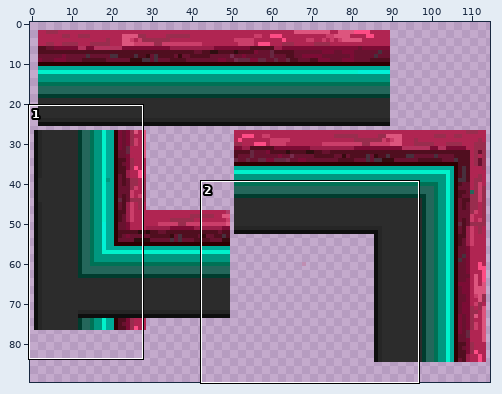
Edited in one commit: sprite sheet (Assets/Art/BackGrounds/Party/suelo jugable.png). The picture above shows the old version from afar; the outline marks the close-up.
Close-up. First the earlier version:
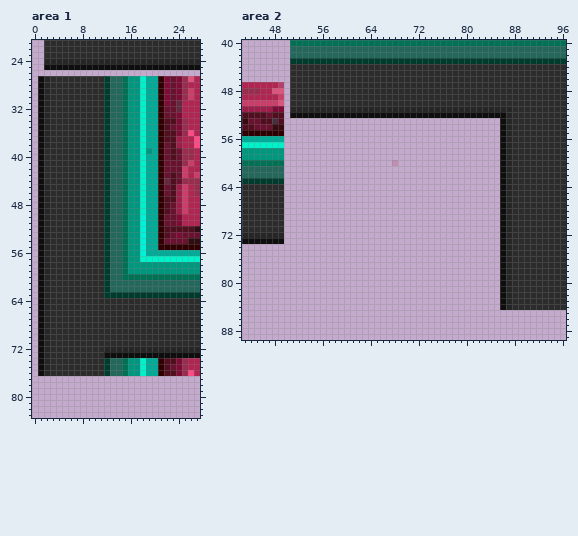
The file is 115x90 pixels. Colours within 5 levels of each other are drawn and written as one. Shown: area 1: x 0..27, y 21..83; area 2: x 43..96, y 40..89.
After:
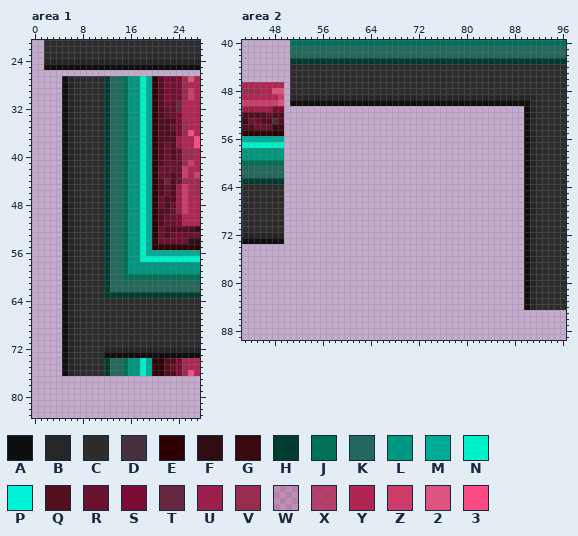
Palette (. is transparent): A #0e0e0e  B #262626  C #2c2c2c  D #47303d  E #2e0001  F #2e0e10  G #370a0f  H #003c2e  J #007155  K #24675b  L #00977f  M #00ab97  N #00f2cb  P #00f2d7  Q #500e1f  R #68122f  S #7c0c35  T #662841  U #9b1f4a  V #992d4e  W #b0255236  X #b02552c9  Y #b02552  Z #cb3e6a  2 #dd557e  3 #fd4c85
Difference:
Area 1:
y 27..38: x 1..6 ABCCCC -> ....AB; x 20..21 ME -> EQ
y 39: x 1..6 ACCCCC -> ....AB; x 19..21 LME -> MEQ
y 40..41: x 1..6 ACCCCC -> ....AB; x 20..21 ME -> EQ
y 42..43: x 1..6 ACCCCC -> ....AB; x 20..21 ME -> ER
y 44: x 1..6 ACCCCC -> ....AB; x 20..21 ME -> EQ
y 45..46: x 1..6 ABCCCC -> ....AB; x 20..21 ME -> EQ
y 47..48: x 1..6 ABCCCC -> ....AB; x 20..21 ME -> ER
y 49: x 1..6 ABCCCC -> ....AB; x 20..21 ME -> EQ
y 50..51: x 1..6 ABCCCC -> ....AB; x 18 P -> N; x 20..21 ME -> EQ
y 52..54: x 1..6 ABCCCC -> ....AB; x 18 P -> N; x 20..21 ME -> ER
y 55: x 1..6 ABCCCC -> ....AB; x 18 P -> N; x 20 M -> E
y 56: x 1..6 ABCCCC -> ....AB; x 18 P -> N
y 57..73: x 1..6 ABCCCC -> ....AB
y 74..76: x 1..6 ABCCCC -> ....AB; x 20 M -> E
Area 2:
y 47: x 49 X -> Y
y 49: x 51..91 CCCCCCCCCCCCCCCCCCCCCCCCCCCCCCCCCCCCCCCCC -> BBBBBBBBBBBBBBBBBBBBBBBBBBBBBBBBBBBBBBBBB
y 50: x 51..91 CCCCCCCCCCCCCCCCCCCCCCCCCCCCCCCCCCCCCCCCC -> AAAAAAAAAAAAAAAAAAAAAAAAAAAAAAAAAAAAAAAAB
y 51: x 51..91 BBBBBBBBBBBBBBBBBBBBBBBBBBBBBBBBBBBBBCCCC -> .......................................AB
y 52: x 51..91 AAAAAAAAAAAAAAAAAAAAAAAAAAAAAAAAAAAABCCCC -> .......................................AB
y 53..59: x 86..91 ABCCCC -> ....AB
y 60: x 68 W -> .; x 86..91 ABCCCC -> ....AB
y 61..84: x 86..91 ABCCCC -> ....AB
Pixel boxes of the changes (left, top, right, bottom) in both close-ups:
changed: (38, 76, 74, 376)
changed: (140, 76, 164, 256)
changed: (152, 358, 158, 376)
changed: (278, 82, 536, 310)
